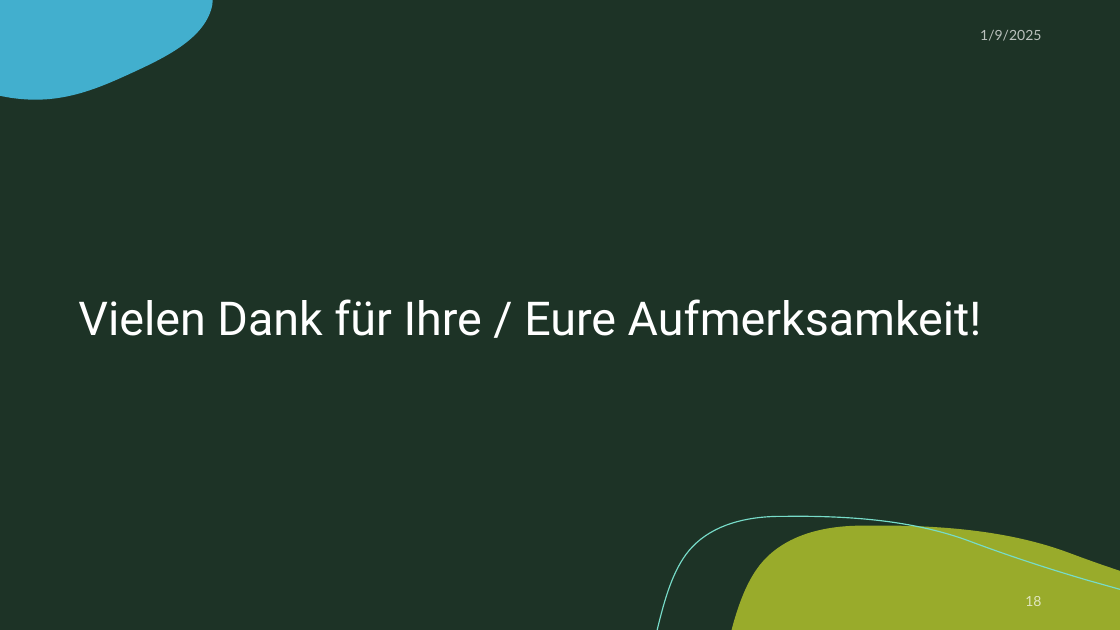
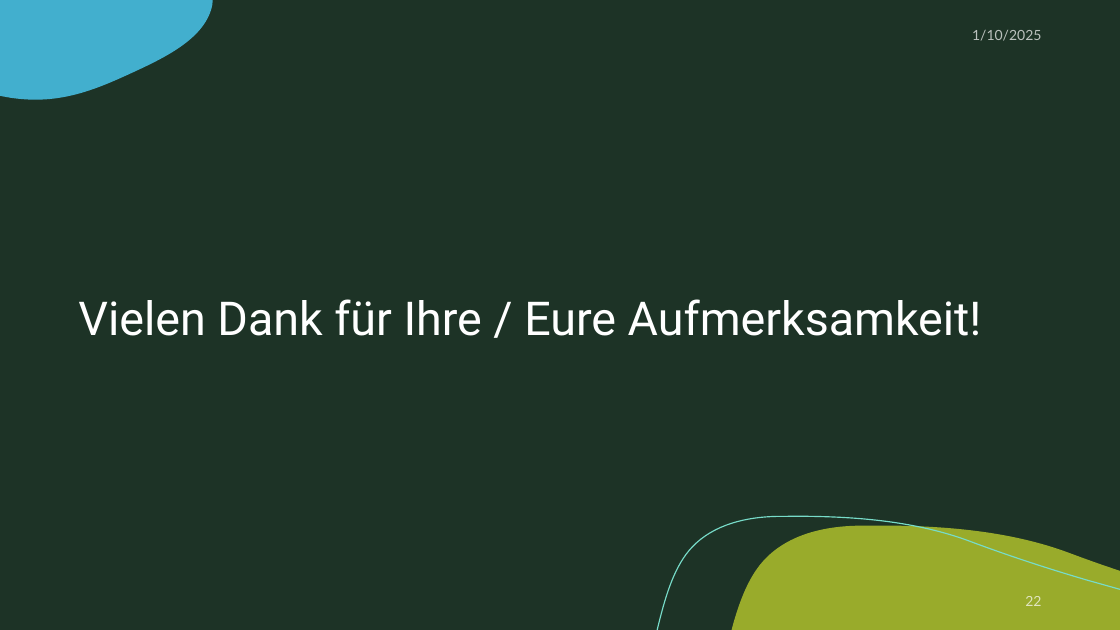
Before and after one commit to zIExpantion/ZumGelbenBach, a slide deck: slide 22 of Dokumente/Sprint-Backlog/Sprint-Backlog3.pptx (slide 18 before the commit). Drawn at 1120x630 pixels with LibreOffice and Linux fonts; fonts in the diff are those of the drawing; background and template pictures are left out. Boxes give left, top, right and bottom in pixels: in the first picture for what was removed or moved away, otherwise in the second. Text is boxed around its words. In the diff, an @@ line names an element or a change of style, - is before the commit and + after.

```diff
--- a/Dokumente/Sprint-Backlog/Sprint-Backlog3.pptx
+++ b/Dokumente/Sprint-Backlog/Sprint-Backlog3.pptx
@@ text at [972, 30, 1041, 41]: text changed @@
-1/9/2025
+1/10/2025
@@ page number at [1025, 596, 1041, 606]: text changed @@
-18
+22
```
Also in this commit, not shown: 16 other slides changed, 4 slides added, 1 other file.
